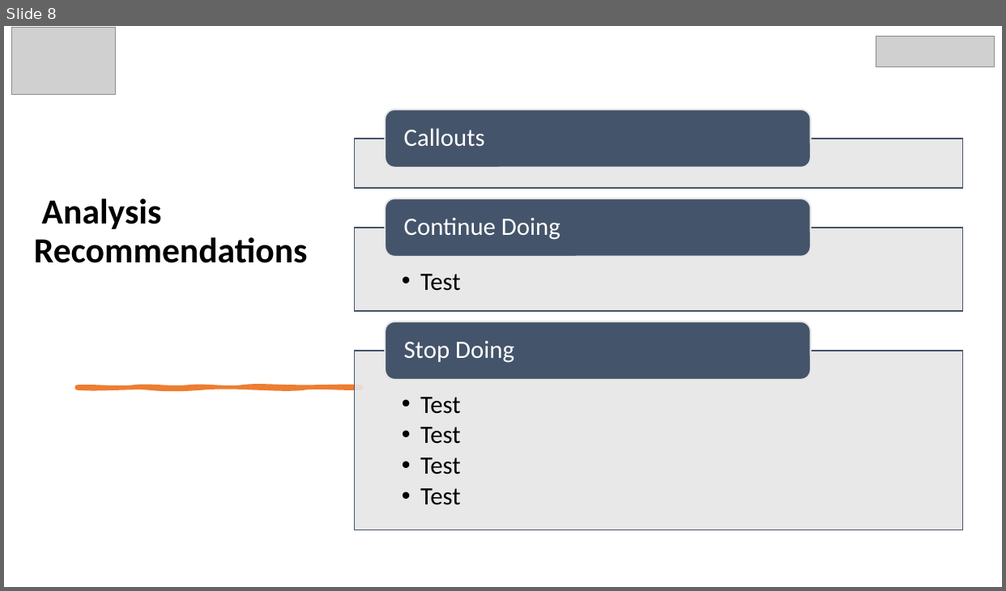
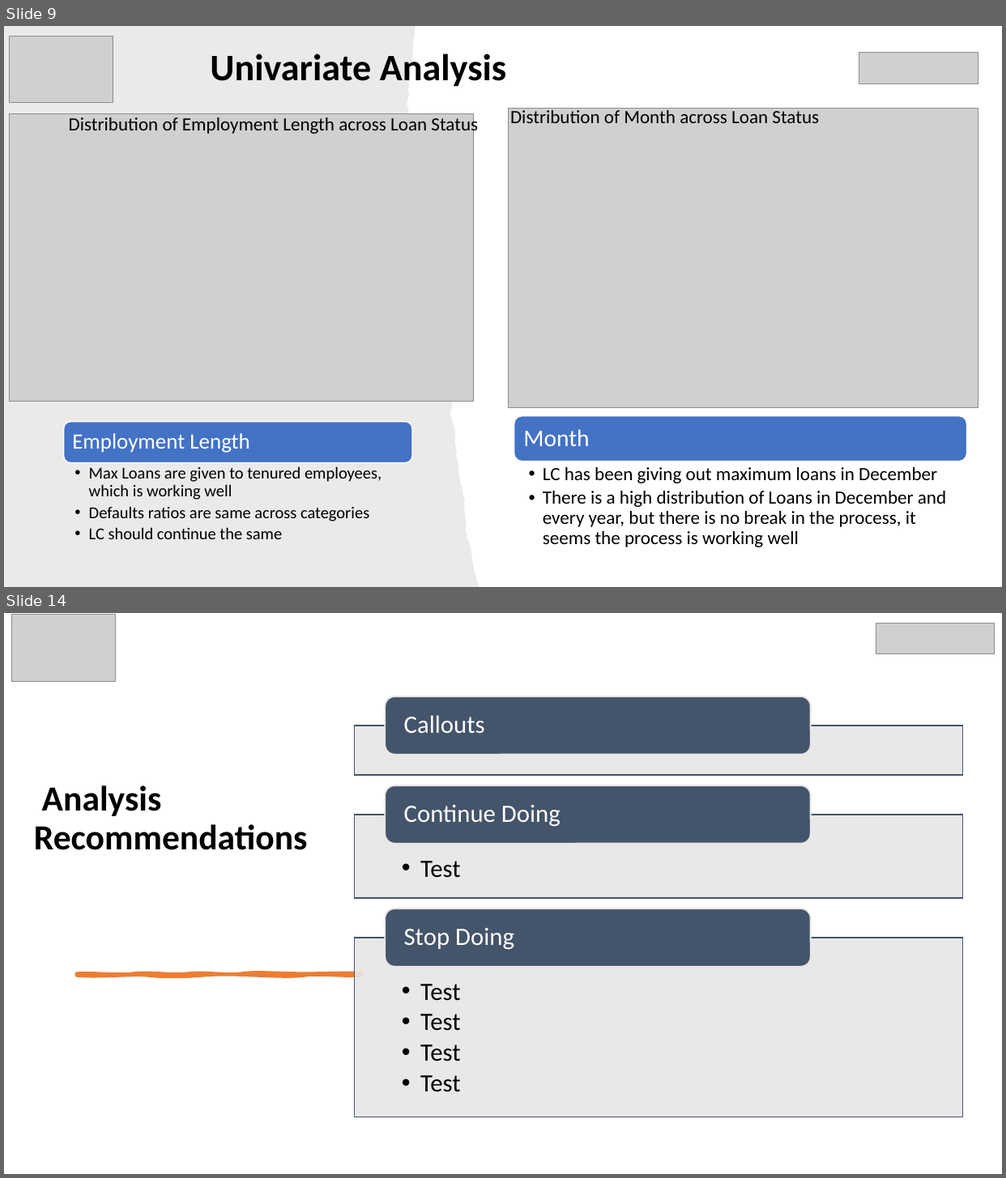
Before and after one commit to rramchan12/Lending-Club-EDA-CaseStudy, a slide deck: LendingClubCaseStudy.pptx. Shown one above the other, each under a label of ours: slide 8 before the commit, slides 9 and 14 after it; the slides between them are not shown. The pictures are 1006x591 and 1006x1178 pixels, drawn with LibreOffice and Linux fonts; fonts in the diff are those of the drawing; grey boxes stand for pictures; background and template pictures are left out. Boxes give left, top, right and bottom in pixels: in the first picture for what was removed or moved away, otherwise in the second. Text is boxed around its words. In the diff, an @@ line names an element or a change of style, - is before the commit and + after.

```diff
--- a/LendingClubCaseStudy.pptx
+++ b/LendingClubCaseStudy.pptx
@@ slide 9 added at box(4, 26, 1002, 587), background #FFFFFF @@
@@ freeform shape added at box(4, 26, 479, 587), fill #82766A at 15% opacity @@
@@ picture added at box(9, 36, 113, 102) @@
@@ title added at box(210, 54, 506, 87), 36 pt, text #000000, bold @@
+Univariate Analysis
@@ picture added at box(859, 53, 978, 84) @@
@@ picture added at box(9, 114, 473, 402) @@
@@ text added at box(69, 114, 478, 135), 18 pt, text #000000 @@
+Distribution of Employment Length across Loan Status
@@ picture added at box(508, 108, 978, 408) @@
@@ text added at box(510, 108, 819, 123), 18 pt, text #000000 @@
+Distribution of Month across Loan Status
@@ rounded rectangle added at box(64, 422, 413, 463), fill #4472C4, outline #FFFFFF 1 pt @@
@@ text added at box(72, 433, 249, 453), 21 pt, text #FFFFFF @@
+Employment Length
@@ rounded rectangle added at box(514, 416, 967, 461), fill #4472C4, outline #FFFFFF 1 pt @@
@@ text added at box(523, 429, 589, 446), 23 pt, text #FFFFFF @@
+Month
@@ text added at box(89, 467, 381, 540), 16 pt, text #000000 @@
+  • Max Loans are given to tenured employees, which is working well
+  • Defaults ratios are same across categories
+    LC should continue the same
@@ text added at box(543, 467, 946, 548), 18 pt, text #000000 @@
+  • LC has been giving out maximum loans in December
+  • There is a high distribution of Loans in December and every year, but there is no break in the process, it seems the process is working well
@@ what was slide 8 is now slide 14 @@
```
Also in this commit, not shown: 6 other slides added, 1 slide removed, 1 other file.
